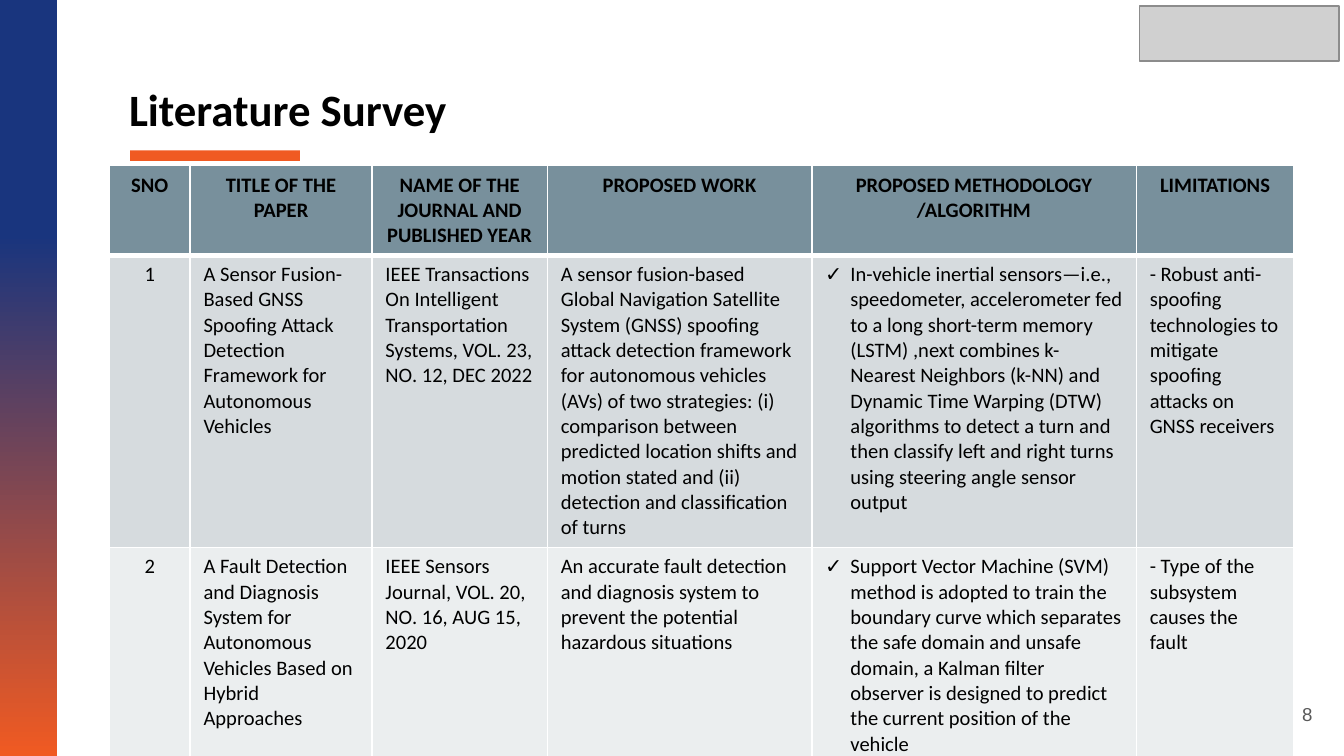
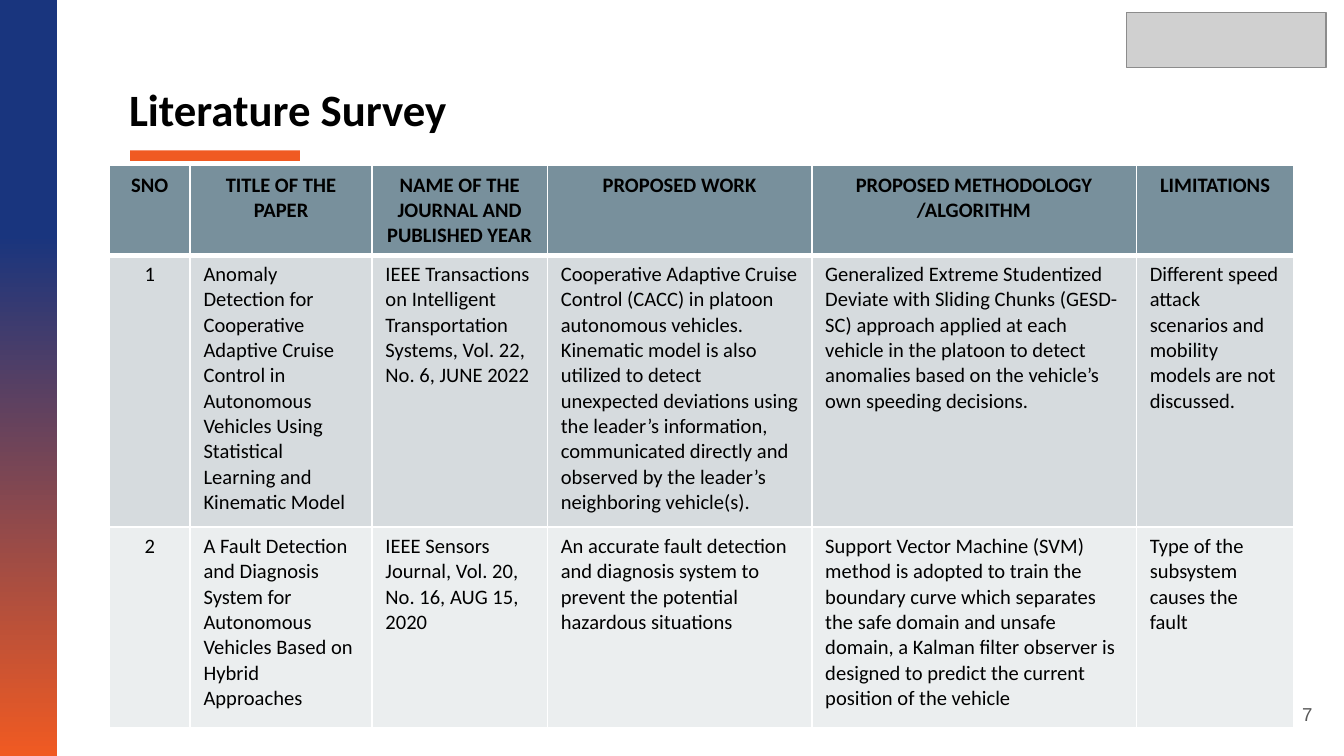
Before and after one commit to sreenithi21/ADAV, a slide deck: slide 7 of NGN PPT/AV_NGN_LAB_PPT.pptx (slide 8 before the commit). Drawn at 1344x756 pixels with LibreOffice and Linux fonts; fonts in the diff are those of the drawing; grey boxes stand for pictures. Boxes give left, top, right and bottom in pixels: in the first picture for what was removed or moved away, otherwise in the second. Text is boxed around its words. In the diff, an @@ line names an element or a change of style, - is before the commit and + after.

```diff
--- a/NGN PPT/AV_NGN_LAB_PPT.pptx
+++ b/NGN PPT/AV_NGN_LAB_PPT.pptx
@@ picture: place and size @@
-picture at (1140, 7, 1339, 62)
+picture at (1126, 12, 1325, 67)
@@ table at (109, 165, 1292, 726) @@
-row 2: 1 | A Sensor Fusion-Based GNSS Spoofing Attack Detection Framework for Autonomous Vehicles | IEEE Transactions On Intelligent Transportation Systems, VOL. 23, NO. 12, DEC 2022 | A sensor fusion-based Global Navigation Satellite System (GNSS) spoofing attack detection framework for autonomous vehicles (AVs) of two strategies: (i) comparison between predicted location shifts and motion stated and (ii) detection and classification of turns | In-vehicle inertial sensors—i.e., speedometer, accelerometer fed to a long short-term memory (LSTM) ,next combines k-Nearest Neighbors (k-NN) and Dynamic Time Warping (DTW) algorithms to detect a turn and then classify left and right turns using steering angle sensor output | - Robust anti-spoofing technologies to mitigate spoofing attacks on GNSS receivers
+row 2: 1 | Anomaly Detection for Cooperative Adaptive Cruise Control in Autonomous Vehicles Using Statistical Learning and Kinematic Model | IEEE Transactions on Intelligent Transportation Systems, Vol. 22, No. 6, JUNE 2022 | Cooperative Adaptive Cruise Control (CACC) in platoon autonomous vehicles. Kinematic model is also utilized to detect unexpected deviations using the leader’s information, communicated directly and observed by the leader’s neighboring vehicle(s). | Generalized Extreme Studentized Deviate with Sliding Chunks (GESD-SC) approach applied at each vehicle in the platoon to detect anomalies based on the vehicle’s own speeding decisions. | Different speed attack scenarios and mobility models are not discussed.
-row 3, column 3: IEEE Sensors Journal, VOL. 20, NO. 16, AUG 15, 2020
+row 3, column 3: IEEE Sensors Journal, Vol. 20, No. 16, AUG 15, 2020
-row 3, column 6: - Type of the subsystem causes the fault
+row 3, column 6: Type of the subsystem causes the fault
@@ bullet ✓ to none @@
@@ page number at (1302, 708, 1312, 721): text changed @@
-8
+7
```
Also in this commit, not shown: 18 other slides changed, 4 slides added, 5 slides removed, 14 other files.
